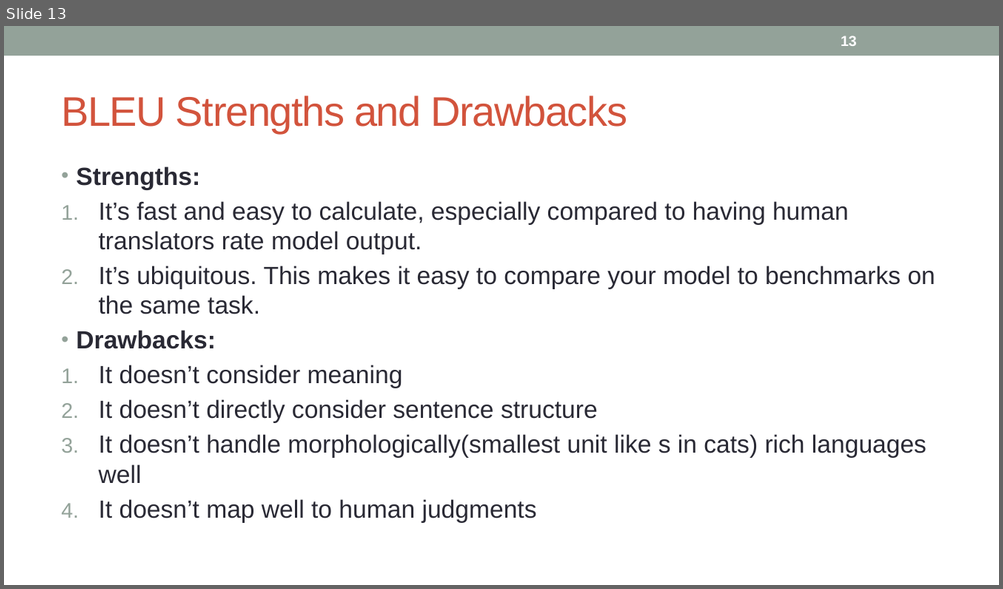
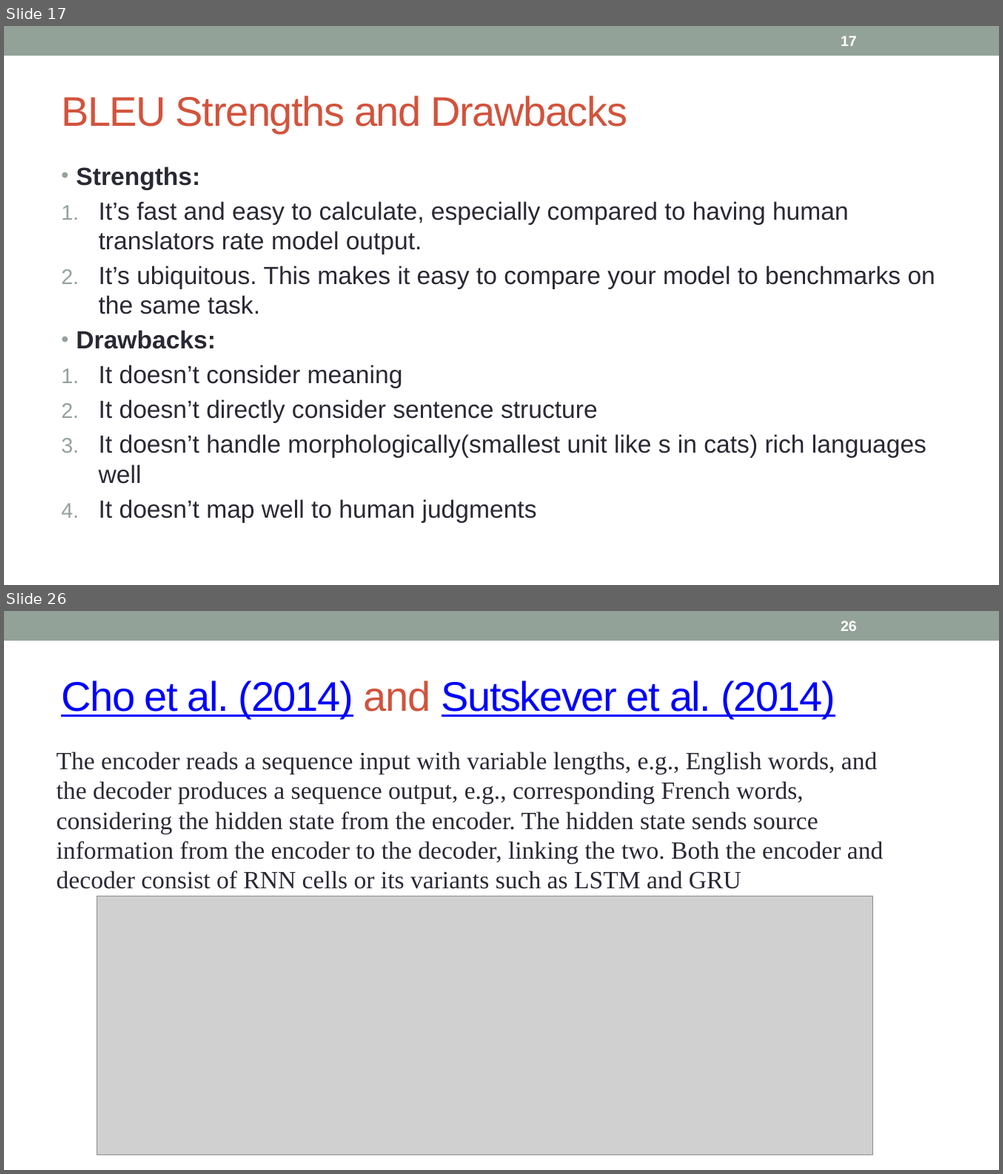
Before and after one commit to nidhiaro/PythonAssignment, a slide deck: 28. Translation.pptx. Shown one above the other, each under a label of ours: slide 13 before the commit, slides 17 and 26 after it; the slides between them are not shown. The pictures are 1003x589 and 1003x1174 pixels, drawn with LibreOffice and Linux fonts; fonts in the diff are those of the drawing; grey boxes stand for pictures. Boxes give left, top, right and bottom in pixels: in the first picture for what was removed or moved away, otherwise in the second. Text is boxed around its words. In the diff, an @@ line names an element or a change of style, - is before the commit and + after.

```diff
--- a/28. Translation.pptx
+++ b/28. Translation.pptx
@@ slide 26 added at box(4, 611, 999, 1170), background #FFFFFF; not listed: 1 template element that a slide beside it also shows @@
@@ page number added at box(840, 621, 856, 631), 14 pt, text #FFFFFF, bold @@
+26
@@ title added at box(61, 681, 835, 718), 40 pt, text #0000FF, underline @@
+Cho et al. (2014) and Sutskever et al. (2014)
@@ text added at box(57, 752, 883, 889), 24 pt, text #292934 @@
+The encoder reads a sequence input with variable lengths, e.g., English words, and the decoder produces a sequence output, e.g., corresponding French words, considering the hidden state from the encoder. The hidden state sends source information from the encoder to the decoder, linking the two. Both the encoder and decoder consist of RNN cells or its variants such as LSTM and GRU
@@ picture added at box(97, 897, 873, 1156) @@
@@ what was slide 13 is now slide 17 @@
@@ page number at box(840, 36, 856, 46): text changed @@
-13
+17
```
Also in this commit, not shown: 1 slide changed, 16 other slides added.
